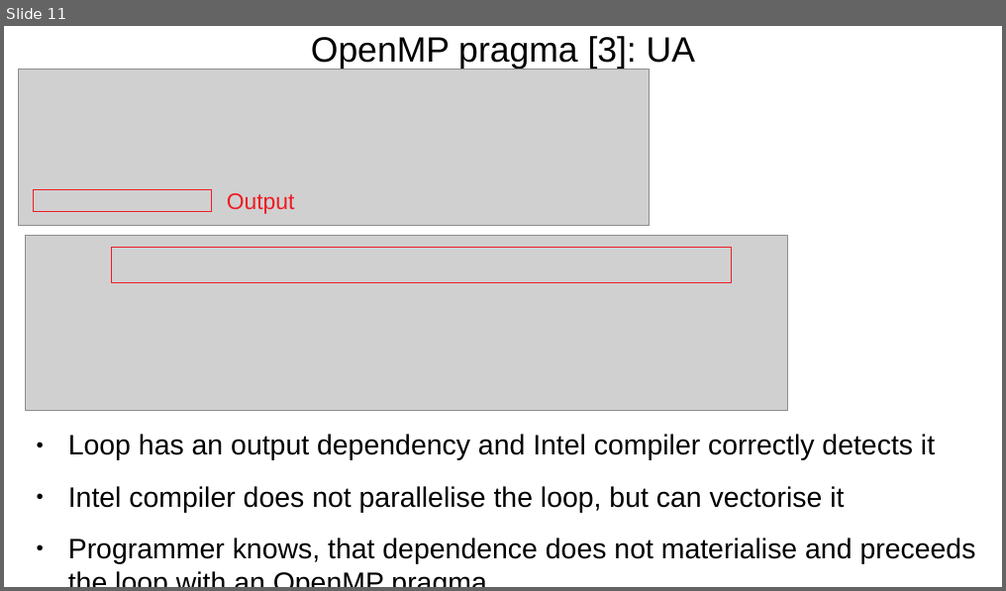
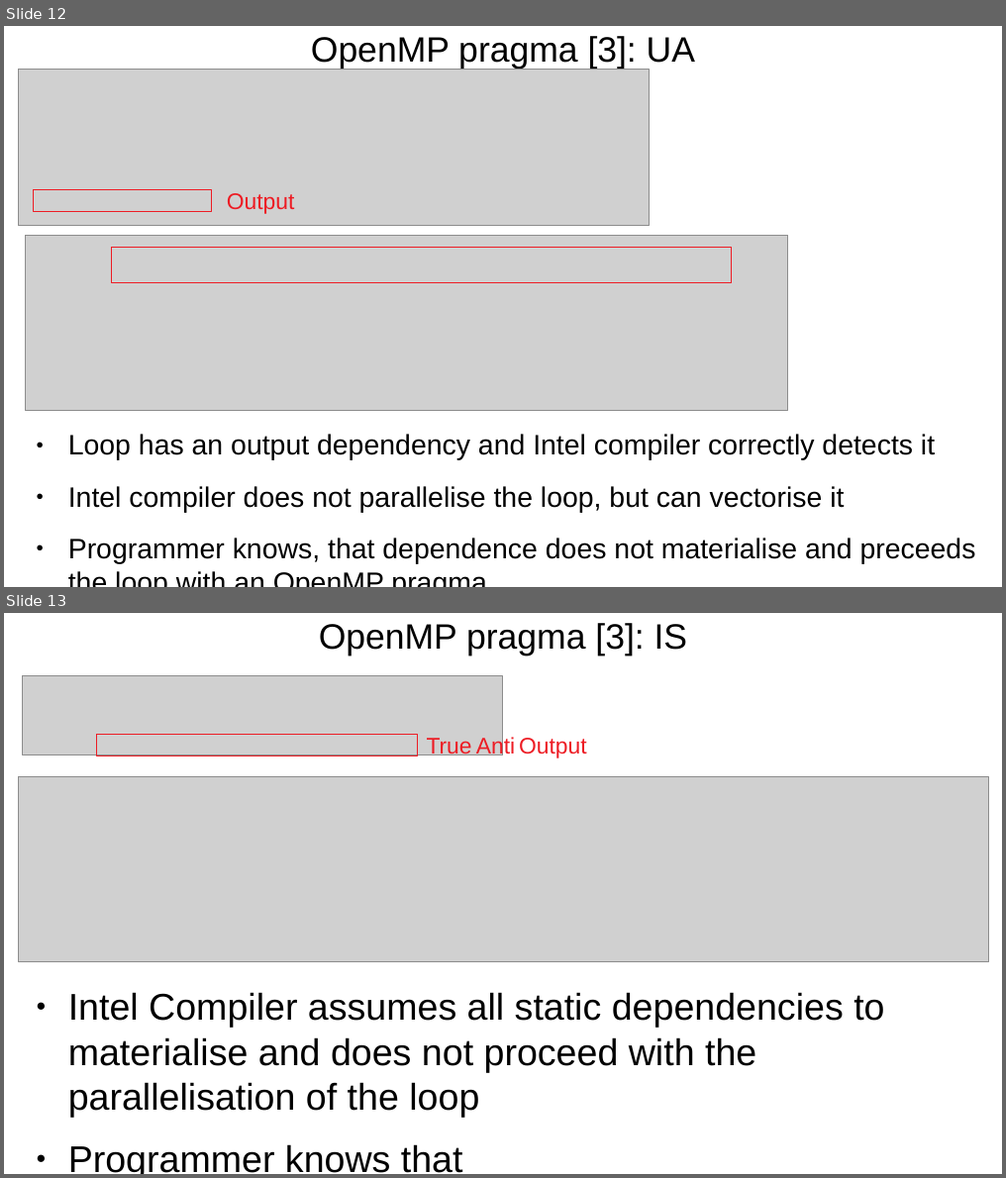
Before and after one commit to harel-coffee/PParMetrics-auto, a slide deck: PPar_lunch_talk/Learning_Loop_Parallelisability.odp. Shown one above the other, each under a label of ours: slide 11 before the commit, slides 12 and 13 after it. The pictures are 1006x591 and 1006x1178 pixels, drawn with LibreOffice and Linux fonts; fonts in the diff are those of the drawing; grey boxes stand for pictures. Boxes give left, top, right and bottom in pixels: in the first picture for what was removed or moved away, otherwise in the second. Text is boxed around its words. In the diff, an @@ line names an element or a change of style, - is before the commit and + after.

```diff
--- a/PPar_lunch_talk/Learning_Loop_Parallelisability.odp
+++ b/PPar_lunch_talk/Learning_Loop_Parallelisability.odp
@@ slide 13 added at [4,613,1002,1174], background #FFFFFF @@
@@ title added at [319,623,688,656], 28 pt, text #000000 @@
+OpenMP pragma [3]: IS
@@ picture added at [23,676,504,757] @@
@@ rectangle added at [96,735,417,757], outline #ED1C24 0.28 pt @@
@@ text added at [427,738,472,760], 18 pt, text #ED1C24 @@
+True
@@ text added at [476,736,515,760], 18 pt, text #ED1C24 @@
+Anti
@@ text added at [519,738,587,759], 18 pt, text #ED1C24 @@
+Output
@@ picture added at [19,777,989,962] @@
@@ text added at [68,992,884,1174], 29.6 pt, text #000000 @@
+● Intel Compiler assumes all static dependencies to materialise and does not proceed with the parallelisation of the loop
+● Programmer knows that
@@ what was slide 11 is now slide 12 @@
```
Also in this commit, not shown: 1 slide changed, 4 other slides added, 6 other files.
